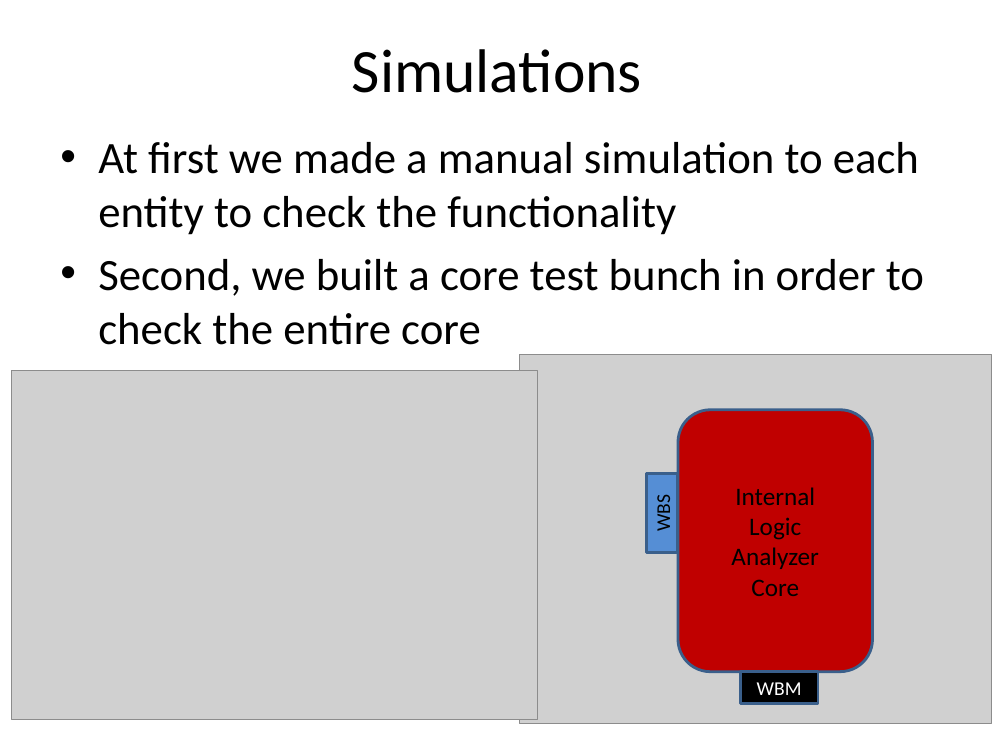
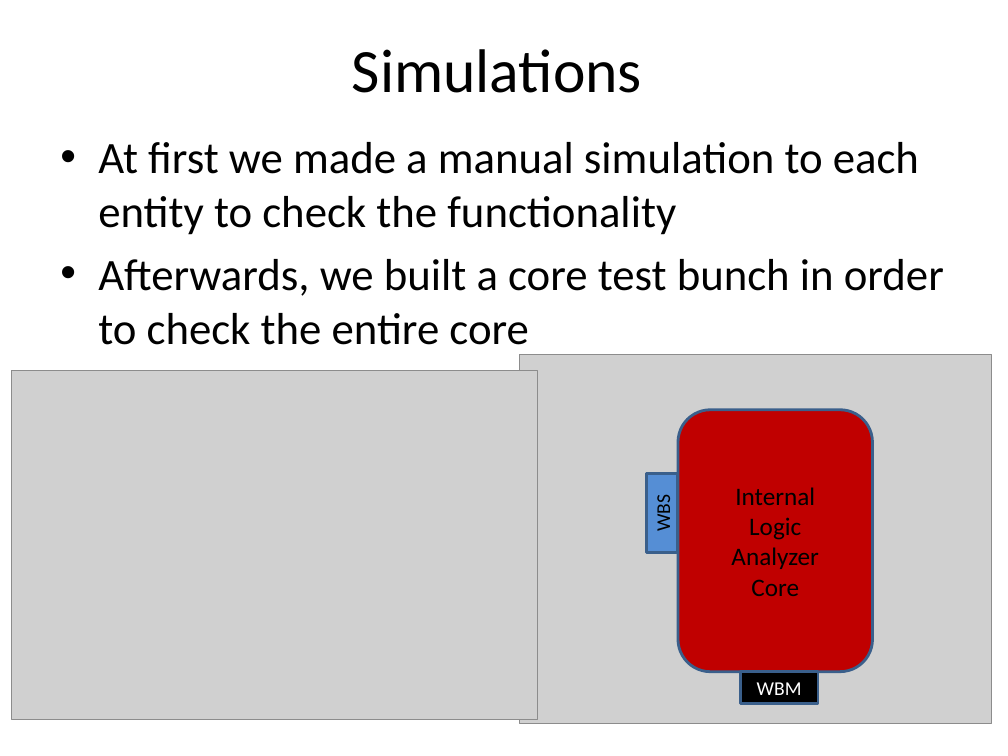
Before and after one commit to battellino/moran-zvika-project, a slide deck: slide 18 of presentation/final/final.pptx (slide 17 before the commit). Drawn at 1008x756 pixels with LibreOffice and Linux fonts; fonts in the diff are those of the drawing; grey boxes stand for pictures; background and template pictures are left out. Boxes give left, top, right and bottom in pixels: in the first picture for what was removed or moved away, otherwise in the second. Text is boxed around its words. In the diff, an @@ line names an element or a change of style, - is before the commit and + after.

```diff
--- a/presentation/final/final.pptx
+++ b/presentation/final/final.pptx
@@ text at (x1=98, y1=259, x2=944, y2=355): text changed @@
-• Second, we built a core test bunch in order to check the entire core
+• Afterwards, we built a core test bunch in order to check the entire core
```
Also in this commit, not shown: 5 other slides changed, 4 slides added.
